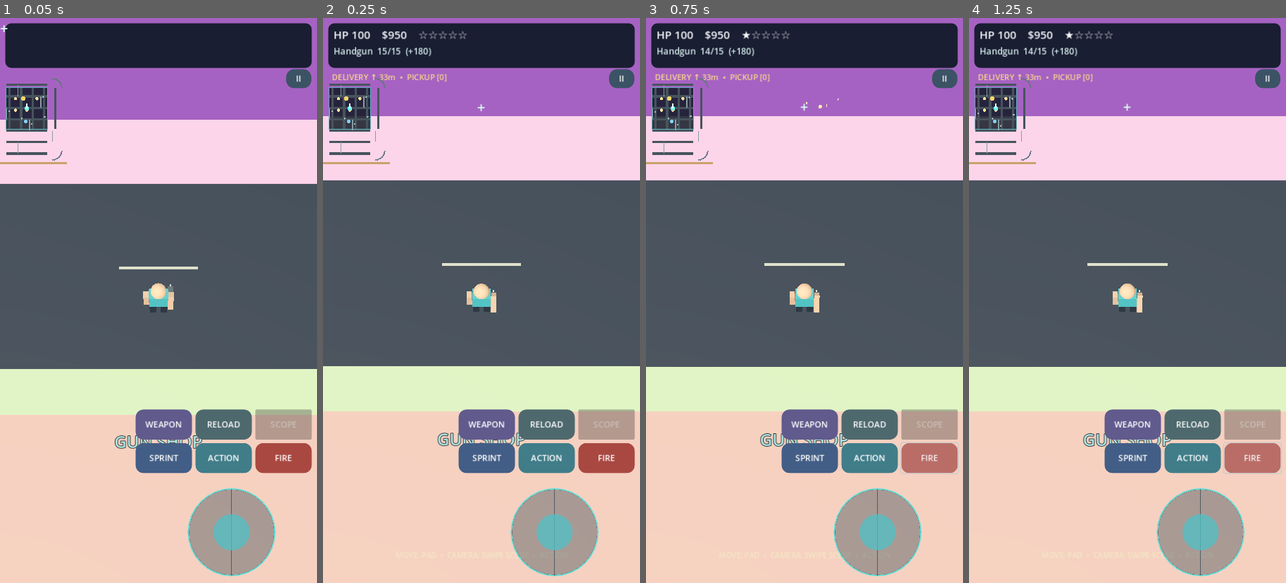
Above: before the commit, frames 1-4 (left to right).
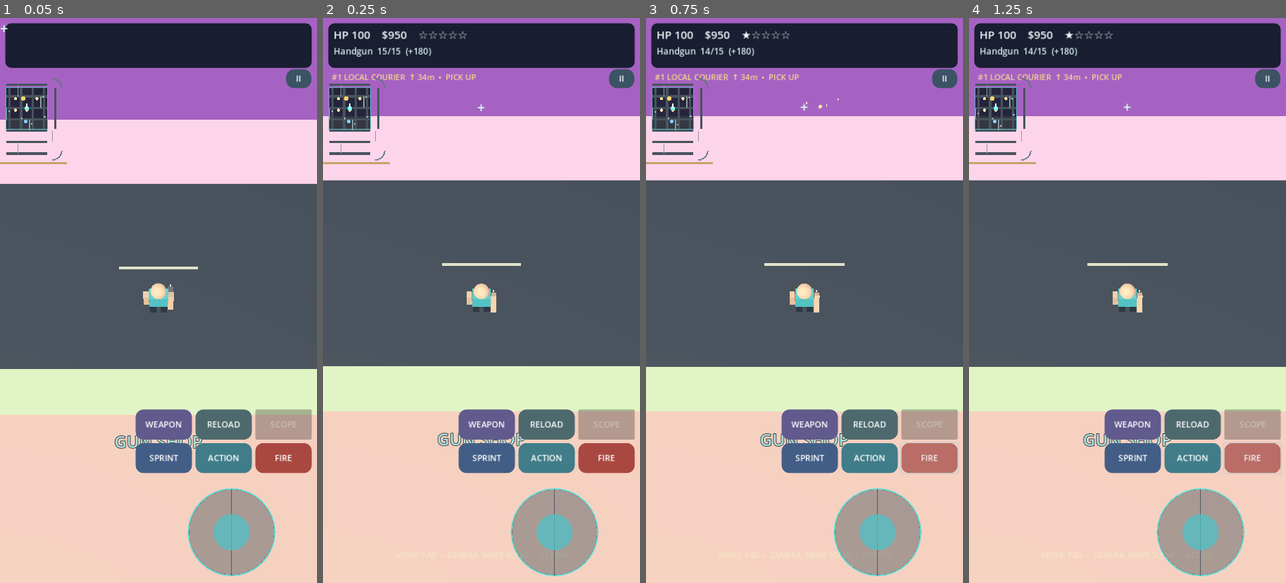
Above: after the commit, the same moments.

Repository: shejklgaia-png/Gt_a_like_game
Game: Godot game, scene res://scenes/main.tscn
The game is run twice, just before and just after one commit, with the same random seed, the same clock (stepped at 60 frames per second) and the same inputs.
Inputs:
- Up to frame 1 (0.05 s): no input
- Up to frame 2 (0.25 s): no input
- Up to frame 3 (0.75 s): click "FIRE" at 0.5 s
- Up to frame 4 (1.25 s): no input

Frame 1 is identical in both runs. In frame 2, 0.3% of the frame differs, in the area x 2-49%, y 9-12%; in frame 3, 0.3%; in frame 4, 0.3%.

Commit message:
Cycle 05: clarify active contract, screen-space distance and urgency on HUD

Diff:
--- a/scripts/main.gd
+++ b/scripts/main.gd
@@ -1019,7 +1019,11 @@
 	var current_position := car_driven.global_position if car_driven != null else hero.global_position
 	var waypoint := mission_point - current_position
 	var heading := waypoint_arrow(waypoint)
-	mission_label.text = "DELIVERY %s %dm  •  %s [%d] %s" % [heading, int(waypoint.length()), "PICKUP" if mission_stage == 0 else "DROP OFF", deliveries, ("%.0fs" % mission_limit) if mission_stage == 1 else ""]
+	var contract: Dictionary = GameData.delivery_contract(deliveries)
+	var ground_distance := Vector2(waypoint.x, waypoint.z).length()
+	var objective := "PICK UP" if mission_stage == 0 else ("DROP OFF %.0fs" % maxf(0.0, mission_limit))
+	mission_label.text = "#%d %s  %s %dm  •  %s" % [deliveries + 1, String(contract["title"]), heading, roundi(ground_distance), objective]
+	mission_label.add_theme_color_override("font_color", Color("#ff8585") if mission_stage == 1 and mission_limit <= 15.0 else Color("#f5d58c"))
 	var aim_dir := -camera.global_transform.basis.z
 	aim_dir.y = 0.0
 	aim_dir = aim_dir.normalized()
